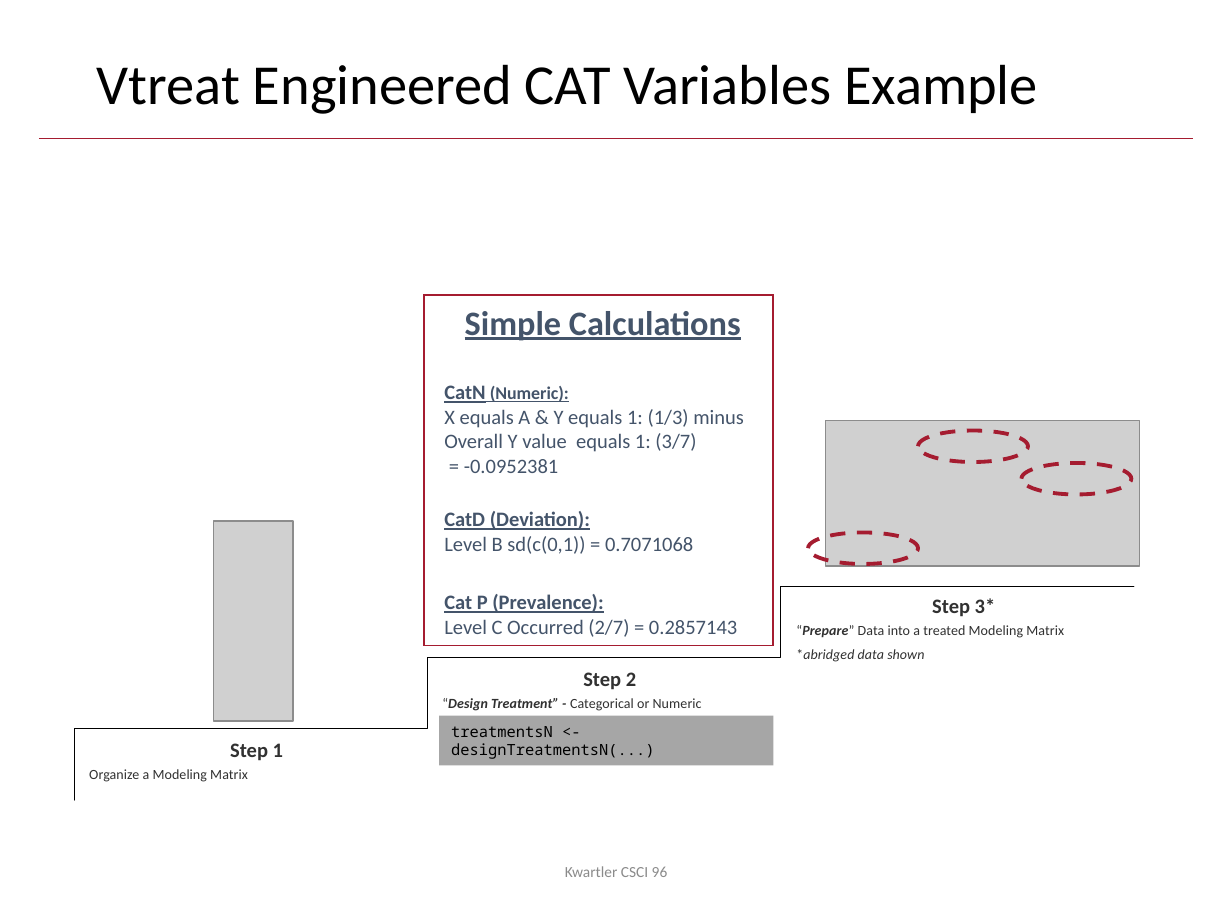
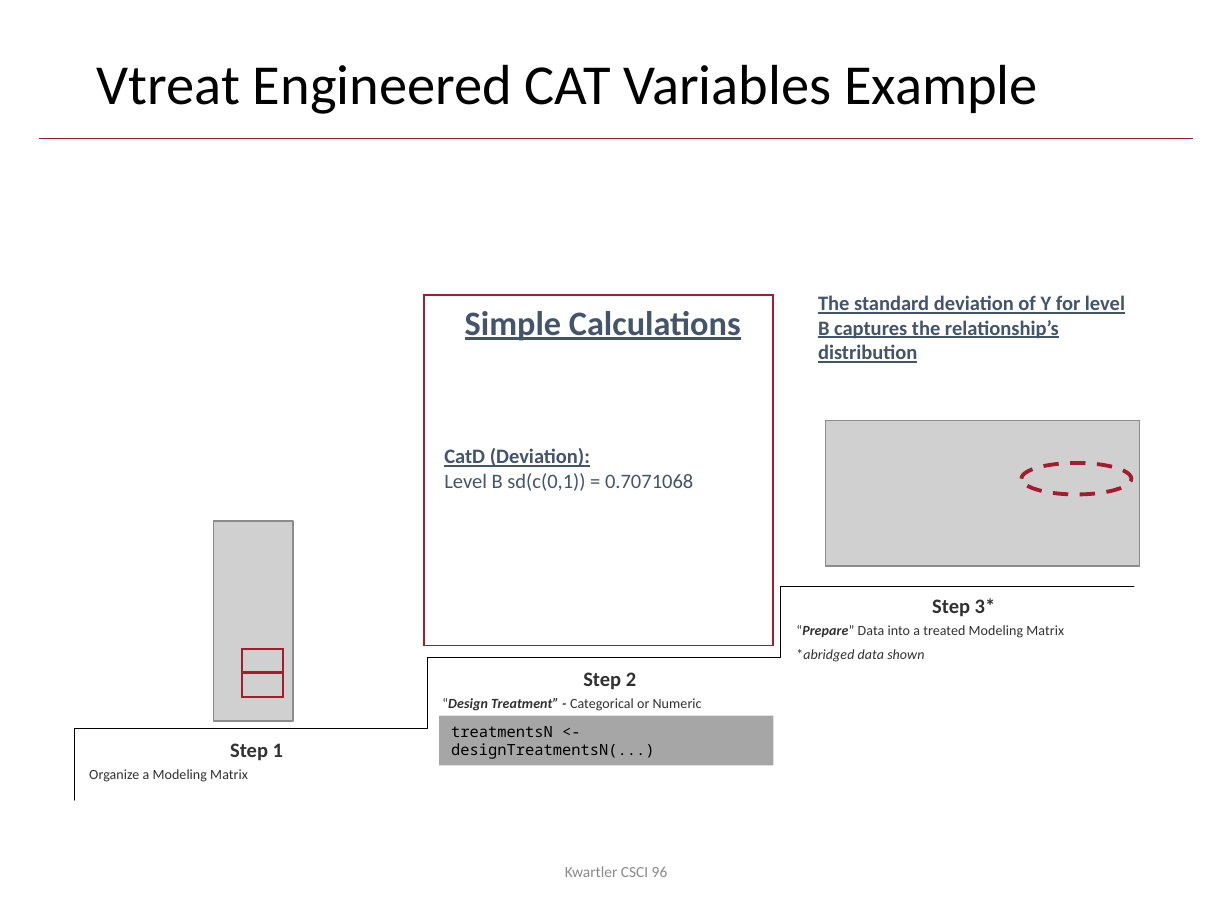
Before and after one commit to kwartler/Harvard_DataMining_Business_Student, a slide deck: slide 44 of Lessons/C_ModelingProcess_DataPrep/DM_Workflow_Preprocessing.pptx (slide 43 before the commit). Drawn at 1232x924 pixels with LibreOffice and Linux fonts; fonts in the diff are those of the drawing; grey boxes stand for pictures; background and template pictures are left out. Boxes give left, top, right and bottom in pixels: in the first picture for what was removed or moved away, otherwise in the second. Text is boxed around its words. In the diff, an @@ line names an element or a change of style, - is before the commit and + after.

```diff
--- a/Lessons/C_ModelingProcess_DataPrep/DM_Workflow_Preprocessing.pptx
+++ b/Lessons/C_ModelingProcess_DataPrep/DM_Workflow_Preprocessing.pptx
@@ text added at (818,295,1125,363), 12 pt, text #44546A, bold, underline @@
+The standard deviation of Y for level B captures the relationship’s distribution
@@ text removed at (444,385,744,473) @@
-CatN (Numeric):
-X equals A & Y equals 1: (1/3) minus
-Overall Y value equals 1: (3/7)
-= -0.0952381
@@ text "CatD (Deviation):": place and size @@
-text "CatD (Deviation):" at (444,511,693,554)
+text "CatD (Deviation):" at (444,448,693,491)
@@ ellipse removed at (918,430,1027,462) @@
@@ ellipse removed at (808,532,918,564) @@
@@ text removed at (444,594,737,637) @@
-Cat P (Prevalence):
-Level C Occurred (2/7) = 0.2857143
@@ rectangle added at (243,649,283,674), outline #A51C30 1 pt @@
@@ rectangle added at (243,673,283,697), outline #A51C30 1 pt @@
```
Also in this commit, not shown: 65 other slides changed, 3 slides added, 2 other files.
